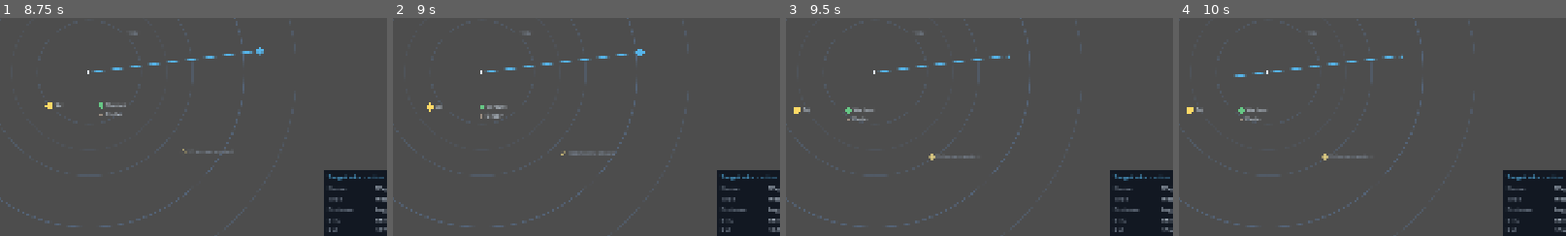
Above: before the commit, frames 1-4 (left to right).
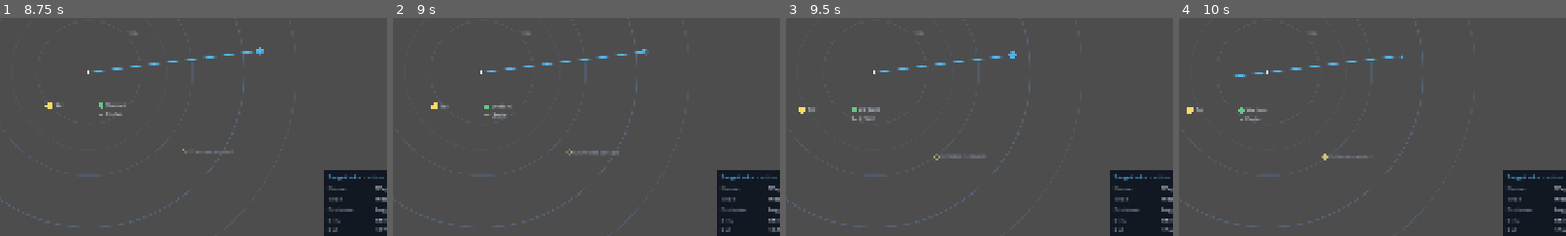
Above: after the commit, the same moments.

Repository: AndrewDrinkwater/farhorizon
Game: Godot game, scene res://src/ui/shell/main.tscn
Two runs of this game, one before a commit and one after it. Both use one fixed random seed, a clock stepped at 60 frames per second and the inputs below.
Inputs (mouse positions are % of the whole screen's width and height, from its top left):
- Up to frame 1 (8.75 s): click "❚❚" at 0.5 s; click "1×" at 1.25 s; click "2×" at 2 s; click "4×" at 2.75 s; click "Economy" at 3.5 s; click "Standard" at 4.25 s; click "Hard" at 5 s; click "Schematic" at 5.75 s; click "True scale" at 6.5 s; tap Enter at 7.25 s; move the mouse to (72, 45) at 7.27 s; hold ] (sim_speed_up) 7.28-8 s; hold T (toggle_tactical) 7.28-8 s; click (72, 45) at 7.42 s; click "Lay In Course" at 8 s
- Up to frame 2 (9 s): click "Engage" at 8.75 s
- Up to frame 3 (9.5 s): no input
- Up to frame 4 (10 s): click "Belay" at 9.5 s
The pictures show only the part of the screen within x 38-88%, y 38-88%; the shares and areas given below are measured in that part.

Frame 1 is identical in both runs. In frame 2, 0.4% of the frame differs, in the area x 8-67%, y 14-64%; in frame 3, 0.6%, in the area x 2-60%, y 15-66%; in frame 4, nothing differs.

Commit message:
Smooth space transit via render interpolation (ADR 0004)
The space ship stepped per tick along its course: the flight logic updates
ship.position once a tick and the views drew it raw. Added the render
interpolation ADR 0004 anticipates — logic stays per-tick; the views ease the
drawn position between the last two tick snapshots. OrreryView + TacticalView
snapshot ship.position on sim_tick, accumulate sub-tick seconds in _process, and
draw prev.lerp(curr, accum / SECONDS_PER_TICK) (clamped) while under way in deep
space; live position otherwise (orbit is already per-frame). Orrery: ship marker,
facing, course start. Tactical (ship-centred): the projection reference, so the
whole world glides. FlightController and its tests untouched.

Tests: interpolation helper (eases halfway, clamps at the tick, live when not
under way). 197 green; boots clean.

Co-Authored-By: Claude Opus 4.8 (1M context) <noreply@anthropic.com>

Diff:
--- a/src/world/orrery_view.gd
+++ b/src/world/orrery_view.gd
@@ -53,6 +53,11 @@
 var _pan: Vector2 = Vector2.ZERO  # drag pan
 var _panning: bool = false
 var _pan_last: Vector2 = Vector2.ZERO
+# Render interpolation of the per-tick transit position (ADR 0004): draw the ship
+# eased between its last two tick positions so it glides instead of stepping.
+var _ship_prev: Vector2 = Vector2.ZERO
+var _ship_curr: Vector2 = Vector2.ZERO
+var _tick_accum: float = 0.0  # speed-scaled seconds since the last tick
 var _font: Font
 
 
@@ -67,7 +72,28 @@
 	EventBus.contact_promoted.connect(_on_contacts_changed.unbind(2))
 	EventBus.system_changed.connect(_on_system_changed)
 	EventBus.nav_route_changed.connect(_on_route_changed)
+	EventBus.sim_tick.connect(_on_ship_tick.unbind(1))
 	_init_system(system)
+
+
+## Snapshot the ship's position each tick for render interpolation (ADR 0004).
+func _on_ship_tick() -> void:
+	_ship_prev = _ship_curr
+	_ship_curr = GameState.ship.position
+	_tick_accum = 0.0
+
+
+## The ship position to draw: eased between the last two ticks while under way in
+## space (smooth transit); the live position otherwise (orbit is per-frame, idle
+## is static).
+func _interp_ship() -> Vector2:
+	if bool(GameState.ship.current_order.get("engaged", false)) \
+			and GameState.ship.location == Travel.Location.DEEP_SPACE:
+		var alpha := clampf(_tick_accum / SimClock.SECONDS_PER_TICK, 0.0, 1.0)
+		return _ship_prev.lerp(_ship_curr, alpha)
+	_ship_curr = GameState.ship.position
+	_ship_prev = _ship_curr
+	return _ship_curr
 
 
 func _on_route_changed(route: PackedVector2Array, laid_in: bool) -> void:
@@ -90,6 +116,9 @@
 	_has_point_sel = false
 	_zoom = 1.0
 	_pan = Vector2.ZERO
+	_ship_curr = GameState.ship.position
+	_ship_prev = _ship_curr
+	_tick_accum = 0.0
 	if system != null:
 		for body: BodyData in system.bodies:
 			_by_id[body.id] = body
@@ -112,7 +141,8 @@
 	_params.ring_outer = minf(vp.x, vp.y) * 0.42
 
 
-func _process(_delta: float) -> void:
+func _process(delta: float) -> void:
+	_tick_accum += delta * SimClock.get_speed()  # sub-tick progress for interpolation
 	queue_redraw()  # ship moves; contacts wink; cheap (one instrument)
 
 
@@ -399,7 +429,7 @@
 
 ## The laid-in route as real points: ship → waypoints → destination.
 func _course_route(order: Dictionary) -> PackedVector2Array:
-	var route := PackedVector2Array([GameState.ship.position])
+	var route := PackedVector2Array([_interp_ship()])
 	for wp: Vector2 in order.get("waypoints", []):
 		route.append(wp)
 	route.append(_course_dest(order))
@@ -497,7 +527,7 @@
 
 
 func _draw_ship() -> void:
-	var at := _project_real(GameState.ship.position)
+	var at := _project_real(_interp_ship())
 	var facing := _ship_facing()
 	var fwd := Vector2.from_angle(facing)
 	var side := fwd.orthogonal()
@@ -511,7 +541,7 @@
 	var order: Dictionary = GameState.ship.current_order
 	if String(order.get("type", "")) == "course":
 		var dir := _project_course_point(_course_dest(order)) \
-			- _project_course_point(GameState.ship.position)
+			- _project_course_point(_interp_ship())
 		if dir.length() > 0.5:
 			return dir.angle()
 	return GameState.ship.heading
--- a/src/world/tactical_view.gd
+++ b/src/world/tactical_view.gd
@@ -50,6 +50,11 @@
 var _burn: int = FlightMath.Burn.STANDARD  # mirrors the Helm burn selector (ADR 0019)
 var _ring_mode: int = RingMode.ISOCHRONE   # ETA rings ↔ distance rings (Helm toggle)
 var _max_ring_px: float = 0.0
+# Render interpolation of the per-tick transit position (ADR 0004): the scope is
+# ship-centred, so easing the ship reference glides the whole world between ticks.
+var _ship_prev: Vector2 = Vector2.ZERO
+var _ship_curr: Vector2 = Vector2.ZERO
+var _tick_accum: float = 0.0
 var _font: Font
 
 
@@ -61,7 +66,27 @@
 	EventBus.system_changed.connect(_on_system_changed)
 	EventBus.nav_route_changed.connect(_on_route_changed)
 	EventBus.nav_ring_mode_changed.connect(func(mode: int) -> void: _ring_mode = mode)
+	EventBus.sim_tick.connect(_on_ship_tick.unbind(1))
 	_init_system(system)
+
+
+## Snapshot the ship position each tick for render interpolation (ADR 0004).
+func _on_ship_tick() -> void:
+	_ship_prev = _ship_curr
+	_ship_curr = GameState.ship.position
+	_tick_accum = 0.0
+
+
+## The ship reference for the ship-centred projection: eased between the last two
+## ticks while under way in space; the live position otherwise.
+func _interp_ship() -> Vector2:
+	if bool(GameState.ship.current_order.get("engaged", false)) \
+			and GameState.ship.location == Travel.Location.DEEP_SPACE:
+		var alpha := clampf(_tick_accum / SimClock.SECONDS_PER_TICK, 0.0, 1.0)
+		return _ship_prev.lerp(_ship_curr, alpha)
+	_ship_curr = GameState.ship.position
+	_ship_prev = _ship_curr
+	return _ship_curr
 
 
 func _on_system_changed(system_id: String) -> void:
@@ -73,6 +98,9 @@
 	_system = system
 	_selected_id = ""
 	_has_point_sel = false
+	_ship_curr = GameState.ship.position
+	_ship_prev = _ship_curr
+	_tick_accum = 0.0
 	queue_redraw()
 
 
@@ -92,8 +120,9 @@
 	_selected_id = ""
 
 
-func _process(_delta: float) -> void:
+func _process(delta: float) -> void:
 	if visible:
+		_tick_accum += delta * SimClock.get_speed()  # sub-tick progress for interpolation
 		queue_redraw()
 
 
@@ -108,7 +137,7 @@
 
 
 func _to_screen(real_pos: Vector2) -> Vector2:
-	return _center + (real_pos - GameState.ship.position) * _px_per_wu
+	return _center + (real_pos - _interp_ship()) * _px_per_wu
 
 
 # --- Draw ---
@@ -339,7 +368,7 @@
 func _course_route(order: Dictionary) -> PackedVector2Array:
 	var target := _find(String(order.get("target_id", "")))
 	var dest: Vector2 = target.position if target != null else order.get("dest", GameState.ship.position)
-	var route := PackedVector2Array([GameState.ship.position])
+	var route := PackedVector2Array([_interp_ship()])
 	for wp: Vector2 in order.get("waypoints", []):
 		route.append(wp)
 	route.append(dest)
--- /dev/null
+++ b/tests/unit/test_ship_interpolation.gd
@@ -0,0 +1,46 @@
+extends GutTest
+## Render interpolation of the per-tick transit position (ADR 0004): the views draw
+## the ship eased between its last two tick snapshots so it glides instead of
+## stepping. Logic stays per-tick (FlightController); this is presentation only.
+
+var _snapshot: Dictionary
+var _ov: OrreryView
+
+
+func before_each() -> void:
+	_snapshot = GameState.to_dict()
+	GameState.system.system_id = "sol"
+	GameState.ship = ShipState.new()
+	GameState.clock.speed = 0.0
+	_ov = OrreryView.new()
+	add_child_autofree(_ov)
+	_ov.build(TypeRegistry.get_system("sol"))
+
+
+func after_each() -> void:
+	GameState.from_dict(_snapshot)
+
+
+func test_eases_between_ticks_while_under_way() -> void:
+	GameState.ship.location = Travel.Location.DEEP_SPACE
+	GameState.ship.current_order = {"engaged": true}
+	_ov._ship_prev = Vector2(0.0, 0.0)
+	_ov._ship_curr = Vector2(100.0, 0.0)
+	_ov._tick_accum = 0.5 * SimClock.SECONDS_PER_TICK  # half-way to the next tick
+	assert_eq(_ov._interp_ship(), Vector2(50.0, 0.0), "drawn eased halfway between the two ticks")
+
+
+func test_clamps_at_the_current_tick() -> void:
+	GameState.ship.location = Travel.Location.DEEP_SPACE
+	GameState.ship.current_order = {"engaged": true}
+	_ov._ship_prev = Vector2(0.0, 0.0)
+	_ov._ship_curr = Vector2(100.0, 0.0)
+	_ov._tick_accum = 5.0 * SimClock.SECONDS_PER_TICK  # overshoot (slow frame) clamps
+	assert_eq(_ov._interp_ship(), Vector2(100.0, 0.0), "never extrapolates past the current tick")
+
+
+func test_live_position_when_not_under_way() -> void:
+	GameState.ship.location = Travel.Location.HOLDING  # orbit is already per-frame
+	GameState.ship.position = Vector2(7.0, 7.0)
+	GameState.ship.current_order = {}
+	assert_eq(_ov._interp_ship(), Vector2(7.0, 7.0), "holding/idle draws the live position")
Not shown, added: tests/unit/test_ship_interpolation.gd.uid
Not shown, changed: CLAUDE.md
Not shown, changed: DEVLOG.md
Not shown, changed: docs/BACKLOG.md
Not shown, added: docs/adr/0031-console-shell.md
Not shown, added: docs/adr/0032-helm-controls-and-contacts.md
Not shown, added: docs/adr/0033-dock-timing-transition-indicators.md
Not shown, changed: docs/consoles/helm.md
